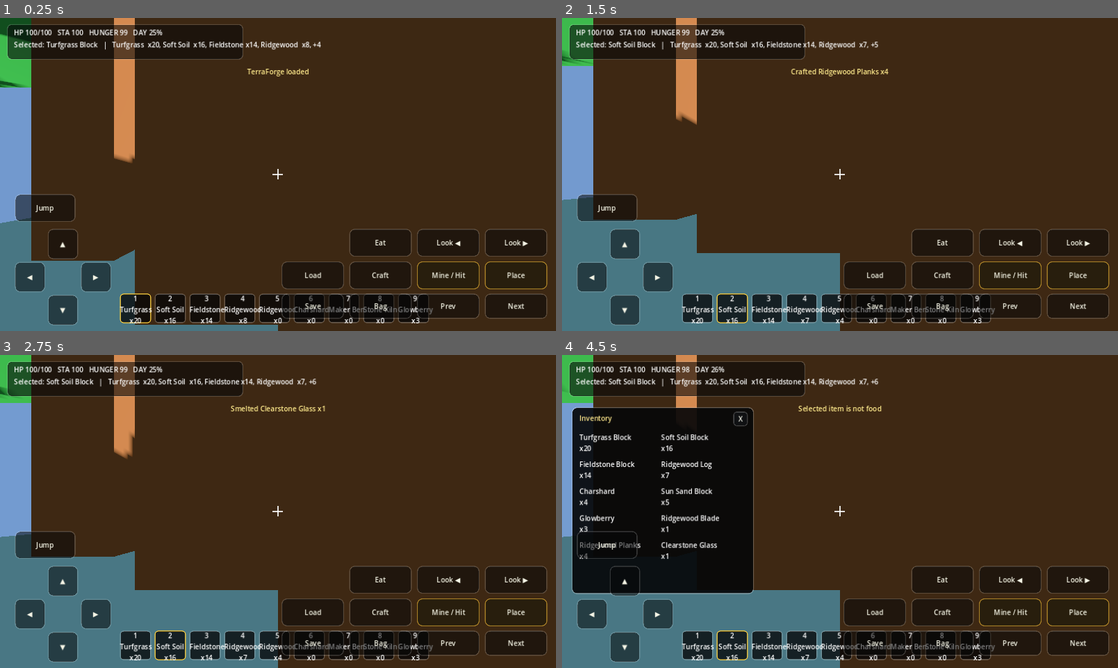
Above: before the commit, frames 1-4 (two rows, left to right).
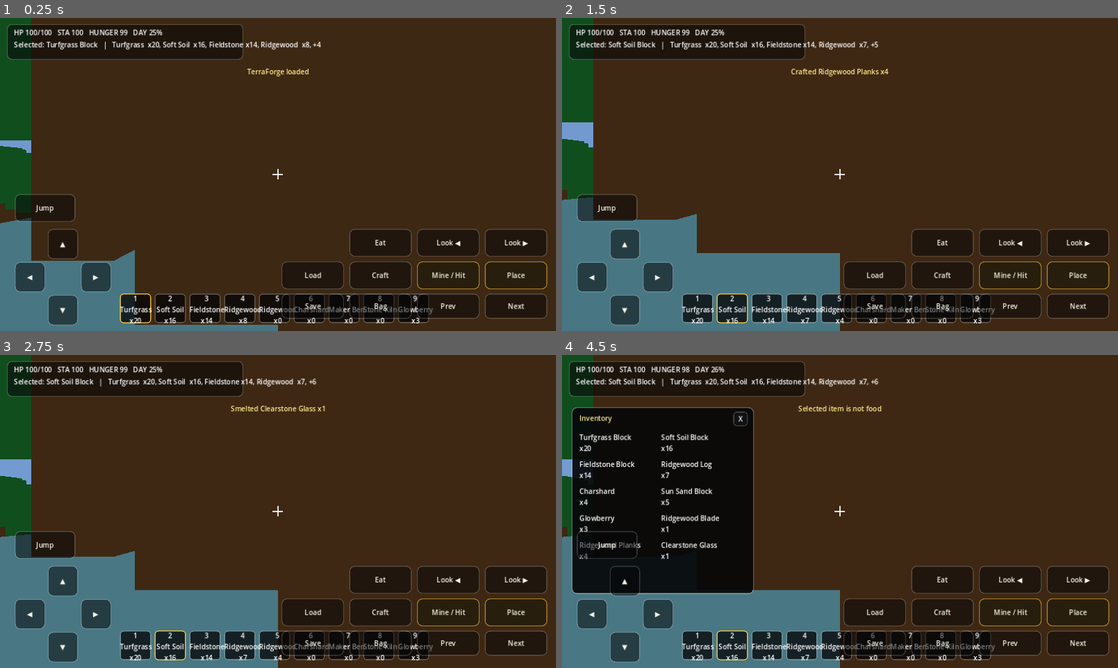
Above: after the commit, the same moments.

Repository: krishbanker1/krishbanker-godotgamedemo
Game: Godot game, scene res://scenes/main.tscn
Two runs of this game, one before a commit and one after it. Both use one fixed random seed, a clock stepped at 60 frames per second and the inputs below.
Inputs (mouse positions are in pixels of both pictures, inside the frame that each line leads up to):
- Up to frame 1 (0.25 s): no input
- Up to frame 2 (1.5 s): tap Enter at 0.5 s; move the mouse to (867, 174) at 0.52 s; hold W from 0.53 s (still down); tap Tab at 0.6 s; click (867, 174) at 0.67 s; tap Space at 0.77, 1.25 s; move the mouse to (812, 174) at 1.27 s; tap C at 1.35 s
- Up to frame 3 (2.75 s): keep holding W; tap Space at 1.52 s; move the mouse to (289, 505) at 2.02 s; tap F at 2.1 s
- Up to frame 4 (4.5 s): keep holding W; move the mouse to (834, 517) at 2.77 s; tap I at 2.85 s; click (834, 517) at 2.92 s; tap Space at 3.02, 3.77, 4.25 s; tap Enter at 3.5 s; move the mouse to (878, 514) at 3.52 s; tap E at 3.6 s; move the mouse to (795, 508) at 4.27 s; tap R at 4.35 s

The runs differ from the first frame. In frame 1, 4.8% of the frame differs, in the area x 0-25%, y 0-66%; in frame 2, 4.0%; in frame 3, 4.0%; in frame 4, 2.2%.
Error in both runs: Invalid assignment of property or key 'text' with value of type 'String' on a base object of type 'Nil'. (res://scripts/hud.gd:229)

Commit message:
Add chunk loading voxel world generation

Diff:
--- a/scripts/world.gd
+++ b/scripts/world.gd
@@ -2,20 +2,35 @@
 class_name VoxelWorld
 
 const BLOCK_SIZE := 1.0
-const WORLD_X := 42
-const WORLD_Z := 42
+const CHUNK_SIZE := 8
 const MAX_HEIGHT := 10
 const WORLD_FLOOR := 0
+const LOAD_RADIUS_CHUNKS := 3
+const UNLOAD_RADIUS_CHUNKS := 4
+const CHUNK_CHECK_INTERVAL := 0.5
 
 var blocks: Dictionary = {}
 var block_ids: Dictionary = {}
 var materials: Dictionary = {}
 var height_map: Dictionary = {}
 
+var loaded_chunks: Dictionary = {}
+var chunk_nodes: Dictionary = {}
+var player_ref: Node3D = null
+var chunk_check_timer := 0.0
+var current_center_chunk := Vector2i(999999, 999999)
+
 func _ready() -> void:
 	add_to_group("voxel_world")
 	_create_materials()
-	_generate_world()
+	player_ref = get_node_or_null("../Player") as Node3D
+	_update_chunks(true)
+
+func _process(delta: float) -> void:
+	chunk_check_timer -= delta
+	if chunk_check_timer <= 0.0:
+		chunk_check_timer = CHUNK_CHECK_INTERVAL
+		_update_chunks(false)
 
 func _create_materials() -> void:
 	for block_id in GameRegistry.BLOCKS.keys():
@@ -29,17 +44,72 @@
 	material.roughness = 0.9
 	return material
 
-func _generate_world() -> void:
-	for x in range(WORLD_X):
-		for z in range(WORLD_Z):
+func _player_chunk_coord() -> Vector2i:
+	if player_ref == null:
+		return Vector2i.ZERO
+	var bx := floori(player_ref.global_position.x / BLOCK_SIZE)
+	var bz := floori(player_ref.global_position.z / BLOCK_SIZE)
+	return Vector2i(floori(float(bx) / float(CHUNK_SIZE)), floori(float(bz) / float(CHUNK_SIZE)))
+
+func _update_chunks(force: bool) -> void:
+	if player_ref == null:
+		player_ref = get_node_or_null("../Player") as Node3D
+	var center := _player_chunk_coord()
+	if not force and center == current_center_chunk:
+		return
+	current_center_chunk = center
+
+	for cx in range(center.x - LOAD_RADIUS_CHUNKS, center.x + LOAD_RADIUS_CHUNKS + 1):
+		for cz in range(center.y - LOAD_RADIUS_CHUNKS, center.y + LOAD_RADIUS_CHUNKS + 1):
+			var coord := Vector2i(cx, cz)
+			if not loaded_chunks.has(coord):
+				_generate_chunk(coord)
+
+	var to_unload: Array[Vector2i] = []
+	for coord in loaded_chunks.keys():
+		var dist := max(abs(coord.x - center.x), abs(coord.y - center.y))
+		if dist > UNLOAD_RADIUS_CHUNKS:
+			to_unload.append(coord)
+	for coord in to_unload:
+		_unload_chunk(coord)
+
+func _generate_chunk(coord: Vector2i) -> void:
+	loaded_chunks[coord] = true
+	var block_list: Array[Vector3i] = []
+	var origin_x := coord.x * CHUNK_SIZE
+	var origin_z := coord.y * CHUNK_SIZE
+
+	for lx in range(CHUNK_SIZE):
+		for lz in range(CHUNK_SIZE):
+			var x := origin_x + lx
+			var z := origin_z + lz
 			var biome_id := GameRegistry.biome_at(x, z)
 			var height := _height_for_column(x, z, biome_id)
 			height_map[Vector2i(x, z)] = height
 			for y in range(height):
-				set_block(Vector3i(x, y, z), _block_for_depth(x, y, z, height, biome_id))
-	_generate_trees()
-	_spawn_marker_blocks()
-	_spawn_bonus_items()
+				var placed := set_block(Vector3i(x, y, z), _block_for_depth(x, y, z, height, biome_id))
+				if placed:
+					block_list.append(Vector3i(x, y, z))
+
+	var tree_blocks := _generate_trees_in_chunk(coord, origin_x, origin_z)
+	block_list.append_array(tree_blocks)
+
+	if coord == Vector2i.ZERO:
+		var marker_blocks := _spawn_marker_blocks()
+		block_list.append_array(marker_blocks)
+		_spawn_bonus_items()
+
+	chunk_nodes[coord] = block_list
+
+func _unload_chunk(coord: Vector2i) -> void:
+	if not chunk_nodes.has(coord):
+		loaded_chunks.erase(coord)
+		return
+	var block_list: Array = chunk_nodes[coord]
+	for block_position in block_list:
+		remove_block(block_position)
+	chunk_nodes.erase(coord)
+	loaded_chunks.erase(coord)
 
 func _height_for_column(x: int, z: int, biome_id: String) -> int:
 	var wave := sin(float(x) * 0.31) + cos(float(z) * 0.27) + sin(float(x + z) * 0.14) + cos(float(x - z) * 0.10)
@@ -80,30 +150,50 @@
 		return "voidstone_ore"
 	return ""
 
-func _generate_trees() -> void:
-	for key in height_map.keys():
-		var column: Vector2i = key
-		var biome_id := GameRegistry.biome_at(column.x, column.y)
-		if not GameRegistry.biome_allows_trees(biome_id):
-			continue
-		if column.x < 2 or column.y < 2 or column.x > WORLD_X - 3 or column.y > WORLD_Z - 3:
-			continue
-		if int(abs(sin(float(column.x * 71 + column.y * 97)) * 1000.0)) % 15 != 0:
-			continue
-		var ground_y := int(height_map[column])
-		for trunk_y in range(ground_y, ground_y + 4):
-			set_block(Vector3i(column.x, trunk_y, column.y), "oak_log")
-		for lx in range(-2, 3):
-			for lz in range(-2, 3):
-				if abs(lx) + abs(lz) <= 3:
-					set_block(Vector3i(column.x + lx, ground_y + 4, column.y + lz), "leaf_block")
-		set_block(Vector3i(column.x, ground_y + 5, column.y), "leaf_block")
-
-func _spawn_marker_blocks() -> void:
-	set_block(Vector3i(9, 7, 8), "workbench")
-	set_block(Vector3i(10, 7, 8), "kiln")
-	set_block(Vector3i(11, 7, 8), "chest")
-	set_block(Vector3i(12, 7, 8), "glow_core")
+func _generate_trees_in_chunk(coord: Vector2i, origin_x: int, origin_z: int) -> Array[Vector3i]:
+	var placed: Array[Vector3i] = []
+	for lx in range(CHUNK_SIZE):
+		for lz in range(CHUNK_SIZE):
+			var x := origin_x + lx
+			var z := origin_z + lz
+			var column := Vector2i(x, z)
+			if not height_map.has(column):
+				continue
+			var biome_id := GameRegistry.biome_at(x, z)
+			if not GameRegistry.biome_allows_trees(biome_id):
+				continue
+			if int(abs(sin(float(x * 71 + z * 97)) * 1000.0)) % 15 != 0:
+				continue
+			var ground_y := int(height_map[column])
+			for trunk_y in range(ground_y, ground_y + 4):
+				var pos := Vector3i(x, trunk_y, z)
+				if set_block(pos, "oak_log"):
+					placed.append(pos)
+			for tlx in range(-2, 3):
+				for tlz in range(-2, 3):
+					if abs(tlx) + abs(tlz) <= 3:
+						var leaf_pos := Vector3i(x + tlx, ground_y + 4, z + tlz)
+						if set_block(leaf_pos, "leaf_block"):
+							placed.append(leaf_pos)
+			var top_pos := Vector3i(x, ground_y + 5, z)
+			if set_block(top_pos, "leaf_block"):
+				placed.append(top_pos)
+	return placed
+
+func _spawn_marker_blocks() -> Array[Vector3i]:
+	var placed: Array[Vector3i] = []
+	var markers := [
+		[Vector3i(9, 7, 8), "workbench"],
+		[Vector3i(10, 7, 8), "kiln"],
+		[Vector3i(11, 7, 8), "chest"],
+		[Vector3i(12, 7, 8), "glow_core"]
+	]
+	for entry in markers:
+		var pos: Vector3i = entry[0]
+		var block_id: String = entry[1]
+		if set_block(pos, block_id):
+			placed.append(pos)
+	return placed
 
 func _spawn_bonus_items() -> void:
 	spawn_pickup("wood_pick", 1, Vector3(8.5, 8.5, 9.5))
@@ -120,15 +210,15 @@
 func get_block_id(block_position: Vector3i) -> String:
 	return str(block_ids.get(block_position, GameRegistry.AIR))
 
-func set_block(block_position: Vector3i, block_id: String) -> void:
+func set_block(block_position: Vector3i, block_id: String) -> bool:
 	if block_id == GameRegistry.AIR or block_id == "":
 		remove_block(block_position)
-		return
+		return false
 	if blocks.has(block_position):
 		remove_block(block_position)
 	var block_data := GameRegistry.get_block(block_id)
 	if not bool(block_data.get("solid", true)):
-		return
+		return false
 	var body := StaticBody3D.new()
 	body.name = "Block_%s_%s_%s" % [block_position.x, block_position.y, block_position.z]
 	body.position = Vector3(block_position) * BLOCK_SIZE + Vector3.ONE * (BLOCK_SIZE * 0.5)
@@ -149,6 +239,7 @@
 	add_child(body)
 	blocks[block_position] = body
 	block_ids[block_position] = block_id
+	return true
 
 func remove_block(block_position: Vector3i) -> void:
 	if not blocks.has(block_position):
@@ -164,6 +255,10 @@
 	var block_position: Vector3i = collider.get_meta("block_position")
 	var block_id := str(collider.get_meta("block_id"))
 	remove_block(block_position)
+	var coord := Vector2i(floori(float(block_position.x) / float(CHUNK_SIZE)), floori(float(block_position.z) / float(CHUNK_SIZE)))
+	if chunk_nodes.has(coord):
+		var list: Array = chunk_nodes[coord]
+		list.erase(block_position)
 	return {"drop": GameRegistry.block_drop(block_id), "block_id": block_id, "position": Vector3(block_position) + Vector3.ONE * 0.5}
 
 func place_block_from_hit(hit_position: Vector3, hit_normal: Vector3, block_id: String) -> bool:
@@ -174,8 +269,13 @@
 		return false
 	if has_block(target):
 		return false
-	set_block(target, block_id)
-	return true
+	var placed := set_block(target, block_id)
+	if placed:
+		var coord := Vector2i(floori(float(target.x) / float(CHUNK_SIZE)), floori(float(target.z) / float(CHUNK_SIZE)))
+		if chunk_nodes.has(coord):
+			var list: Array = chunk_nodes[coord]
+			list.append(target)
+	return placed
 
 func spawn_pickup(item_id: String, amount: int, pos: Vector3) -> void:
 	var pickup := PickupItem.new()
